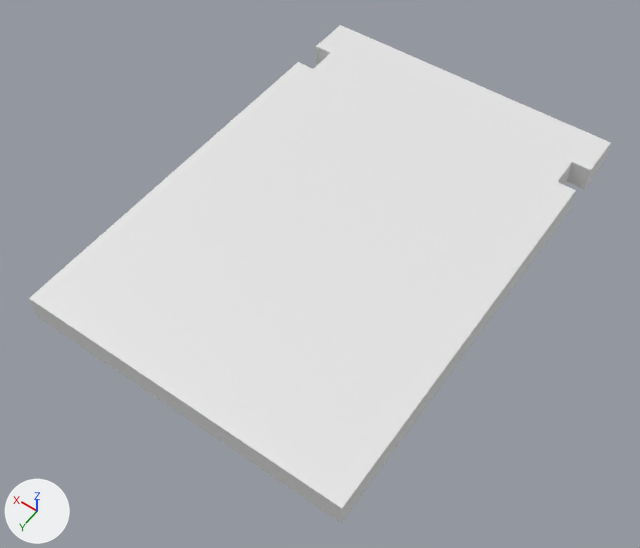
What one commit did to the Blender file maoz-bracket/bracket1.blend.
One viewpoint serves both versions: a 50 mm camera at (-79.0, 119.3, 163.9) aimed at (-1.4, 10.7, -6.8). The lights are fixed; the arrows at lower left show +X, +Y and +Z.

Objects in the first picture: 'A Bracket'.
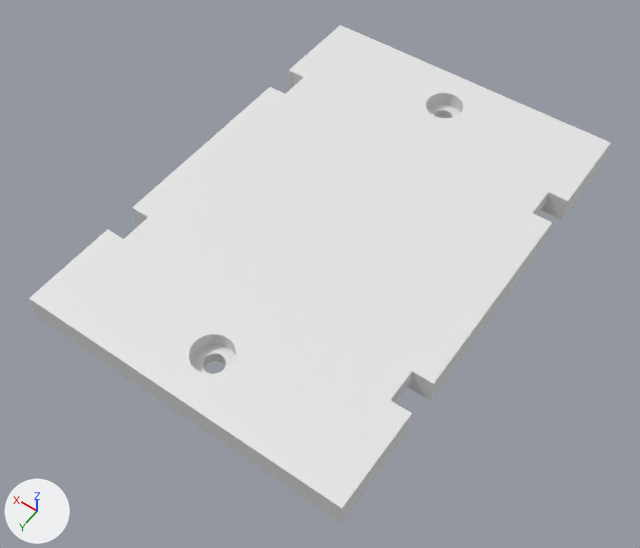
ob_cube is not drawn itself; it is used by a modifier of ob_a_bracket.
ob_cube_001 is not drawn itself; it is used by a modifier of ob_a_bracket.

Where the change shows, as pixel boxes (x1, y1, x2, y2) in the pictures (640 x 548 px):
'A Bracket', reshaped, modifiers changed
    both: (29, 25, 611, 523)

The change, as a diff of the scene's bpy script:
```diff
--- a/maoz-bracket/bracket1.blend.py
+++ b/maoz-bracket/bracket1.blend.py
@@ me_cylinder_001 @@
+me_cylinder_001.from_pydata(...)  # 128 vertices, 66 faces; spans x -1.0..1.0, y -1.0..1.0, z -1.0..1.0
@@ ob_cube @@
 ob_cube = bpy.data.objects.new('Cube', me_cube_003)
-ob_cube.location = (47.06, -44.55, 0.493)
-ob_cube.scale = (9.74, 4.25, 31.7)
+ob_cube.location = (39.08, 48.49, 4.137)
+ob_cube.scale = (1.0, 12.5, 1.0)
 ob_cube.hide_set(True)  # wire or fog, not drawn
@@ ob_cube_001 @@
 ob_cube_001 = bpy.data.objects.new('Cube.001', me_cube_005)
-ob_cube_001.location = (-47.19, -44.55, 0.493)
+ob_cube_001.location = (-47.0, -31.6, 0.493)
 ob_cube_001.scale = (9.74, 4.25, 31.7)
@@ ob_a_bracket @@
 ob_a_bracket.scale = (42.5, 61.0, 3.5)
+_m = ob_a_bracket.modifiers.new('Boolean.002', 'BOOLEAN')
+_m.object = ob_b_neg_master
+_m.solver = 'FLOAT'
 _m = ob_a_bracket.modifiers.new('Boolean', 'BOOLEAN')
-_m.object = ob_cube
+_m.object = ob_d_screw_head
 _m.solver = 'FLOAT'
-_m = ob_a_bracket.modifiers.new('Boolean.001', 'BOOLEAN')
-_m.object = ob_cube_001
-_m.solver = 'FLOAT'
@@ ob_b_neg_master @@
+ob_b_neg_master = bpy.data.objects.new('B Neg master', me_cube_003)
+ob_b_neg_master.location = (47.0, -31.6, 0.493)
+ob_b_neg_master.scale = (9.74, 4.25, 31.7)
+_m = ob_b_neg_master.modifiers.new('Boolean', 'BOOLEAN')
+_m.object = ob_cube_001
+_m.operation = 'UNION'
+_m.solver = 'FLOAT'
+_m = ob_b_neg_master.modifiers.new('Boolean.001', 'BOOLEAN')
+_m.object = ob_cube_003
+_m.operation = 'UNION'
+_m.solver = 'FLOAT'
+_m = ob_b_neg_master.modifiers.new('Array', 'ARRAY')
+_m.constant_offset_displace = (0.0, 0.0, 0.0)
+_m.relative_offset_displace = (0.0, 7.45, 0.0)
+ob_b_neg_master.hide_viewport = True
@@ ob_cube_003 @@
+ob_cube_003 = bpy.data.objects.new('Cube.003', me_cube_002.copy())  # the mesh of ob_a_bracket
+ob_cube_003.location = (0.0, -31.6, -1.527)
+ob_cube_003.scale = (50.0, 4.24, 1.5)
+ob_cube_003.hide_viewport = True
@@ ob_d_screw_head @@
+ob_d_screw_head = bpy.data.objects.new('D Screw Head', me_cylinder_001.copy())
+ob_d_screw_head.location = (-0.244, 48.5, -4.064)
+ob_d_screw_head.scale = (2.58, 2.58, 4.45)
+_m = ob_d_screw_head.modifiers.new('Boolean', 'BOOLEAN')
+_m.object = ob_d_screw_shaft_neg_001
+_m.operation = 'UNION'
+_m.solver = 'FLOAT'
+_m = ob_d_screw_head.modifiers.new('Array', 'ARRAY')
+_m.use_constant_offset = True
+_m.constant_offset_displace = (0.0, -37.64, 0.0)
+_m.use_relative_offset = False
+_m.relative_offset_displace = (0.0, -10.64, 0.0)
+ob_d_screw_head.hide_set(True)  # wire or fog, not drawn
@@ ob_d_screw_shaft_neg_001 @@
+ob_d_screw_shaft_neg_001 = bpy.data.objects.new('D Screw shaft neg.001', me_cylinder_001)
+ob_d_screw_shaft_neg_001.location = (-0.244, 48.5, 2.19)
+ob_d_screw_shaft_neg_001.scale = (5.0, 5.0, 2.0)
+ob_d_screw_shaft_neg_001.hide_set(True)  # wire or fog, not drawn
```
